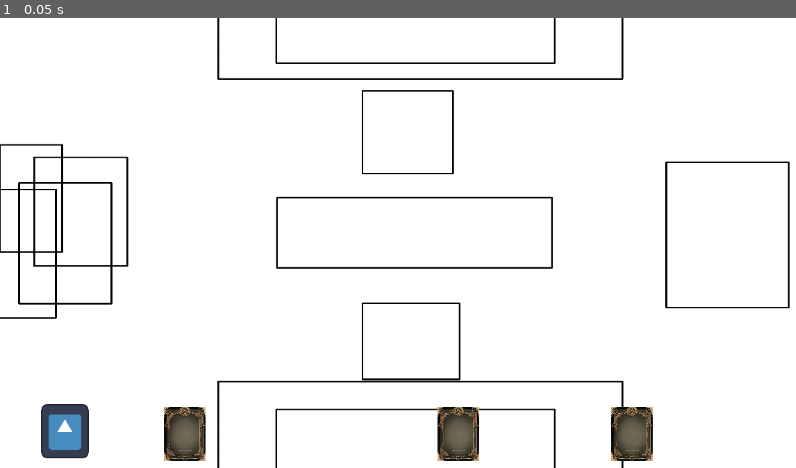
Above: before the commit, frame 1.
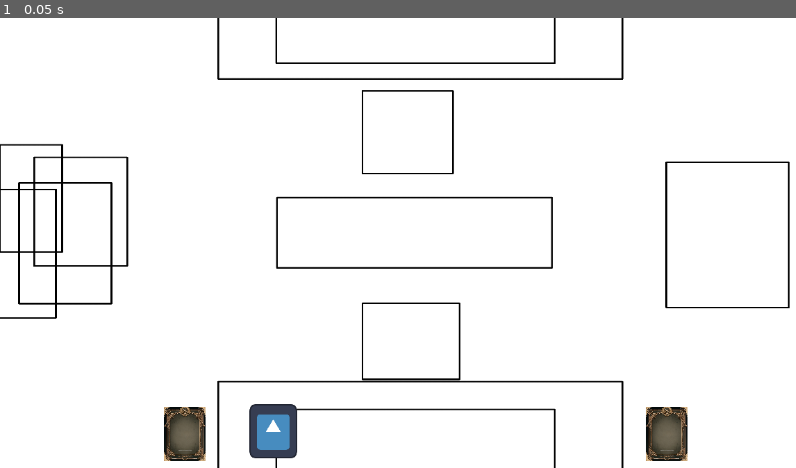
Above: after the commit, the same moment.

Repository: Egonef/ClaimOP
Game: Godot game, scene res://Tablero.tscn
Same seed, same stepped clock (60 frames per second), same inputs: the game is played once before the commit and once after it. The engine's default icon, where the game draws it, is replaced by a stand-in: a white triangle on a blue panel in a dark square.
Inputs:
- Up to frame 1 (0.05 s): no input

The runs differ from the first frame. In frame 1, 3.2% of the frame differs, in the area x 5-87%, y 85-99%.

Commit message:
CASI CASI SE COLOCAN LAS CARTAS

Diff:
--- a/Scripts/handManager.gd
+++ b/Scripts/handManager.gd
@@ -6,17 +6,19 @@
 
 
 func _ready():
-	pass
+	GlobalSignals.locatespot.connect(on_locatespot)
 
 # Called every frame. 'delta' is the elapsed time since the previous frame.
 func _process(delta):
 	# Actualizo el tamaño del vector en caso de que se creen cartas nuevas
-	possize = vectorPosiciones.size()
+	pass
 
 
 
-func _on_carta_locatespot():
+func on_locatespot():
 	print("Señal recibida")
+	possize = vectorPosiciones.size()
+	print(possize)
 	for n in possize:
 		vectorPosiciones[n].xposition = vectorPosiciones[n].xposition + (100*n)
 		print(vectorPosiciones[n].xposition)
--- a/Scripts/mousedrag.gd
+++ b/Scripts/mousedrag.gd
@@ -9,12 +9,13 @@
 # Determina si la carta ya ha sido colocada o no
 var colocada = false
 
-signal locatespot()
+
 
 # Called when the node enters the scene tree for the first time.
 func _ready():
 	get_node("%ZonaMano").vectorPosiciones.append({"xposition": position.x,"ocupado": false,})
-	locatespot.emit()
+	print("Hueco en el vector añadido")
+	GlobalSignals.locatespot.emit()
 
 
 # Called every frame. 'delta' is the elapsed time since the previous frame.
--- a/Tablero.tscn
+++ b/Tablero.tscn
@@ -15,6 +15,10 @@
 position = Vector2(576, 324)
 scale = Vector2(0.328392, 0.26129)
 texture = ExtResource("1_pv7lr")
+
+[node name="ZonaMano" parent="." instance=ExtResource("4_k5mrf")]
+unique_name_in_owner = true
+position = Vector2(324, 594)
 
 [node name="Carta" type="StaticBody2D" parent="."]
 position = Vector2(266, 215)
@@ -60,9 +64,3 @@
 position = Vector2(1.49999, -4.00001)
 scale = Vector2(0.539062, 0.609375)
 texture = ExtResource("4_hhoay")
-
-[node name="ZonaMano" parent="." instance=ExtResource("4_k5mrf")]
-unique_name_in_owner = true
-position = Vector2(324, 594)
-
-[connection signal="locatespot" from="Carta" to="ZonaMano" method="_on_carta_locatespot"]
--- /dev/null
+++ b/global_signals.gd
@@ -0,0 +1,11 @@
+extends Node
+
+signal locatespot()
+# Called when the node enters the scene tree for the first time.
+func _ready():
+	pass # Replace with function body.
+
+
+# Called every frame. 'delta' is the elapsed time since the previous frame.
+func _process(delta):
+	pass
--- a/project.godot
+++ b/project.godot
@@ -15,6 +15,10 @@
 config/features=PackedStringArray("4.2", "Forward Plus")
 config/icon="res://icon.svg"
 
+[autoload]
+
+GlobalSignals="*res://global_signals.gd"
+
 [display]
 
 window/stretch/mode="viewport"
